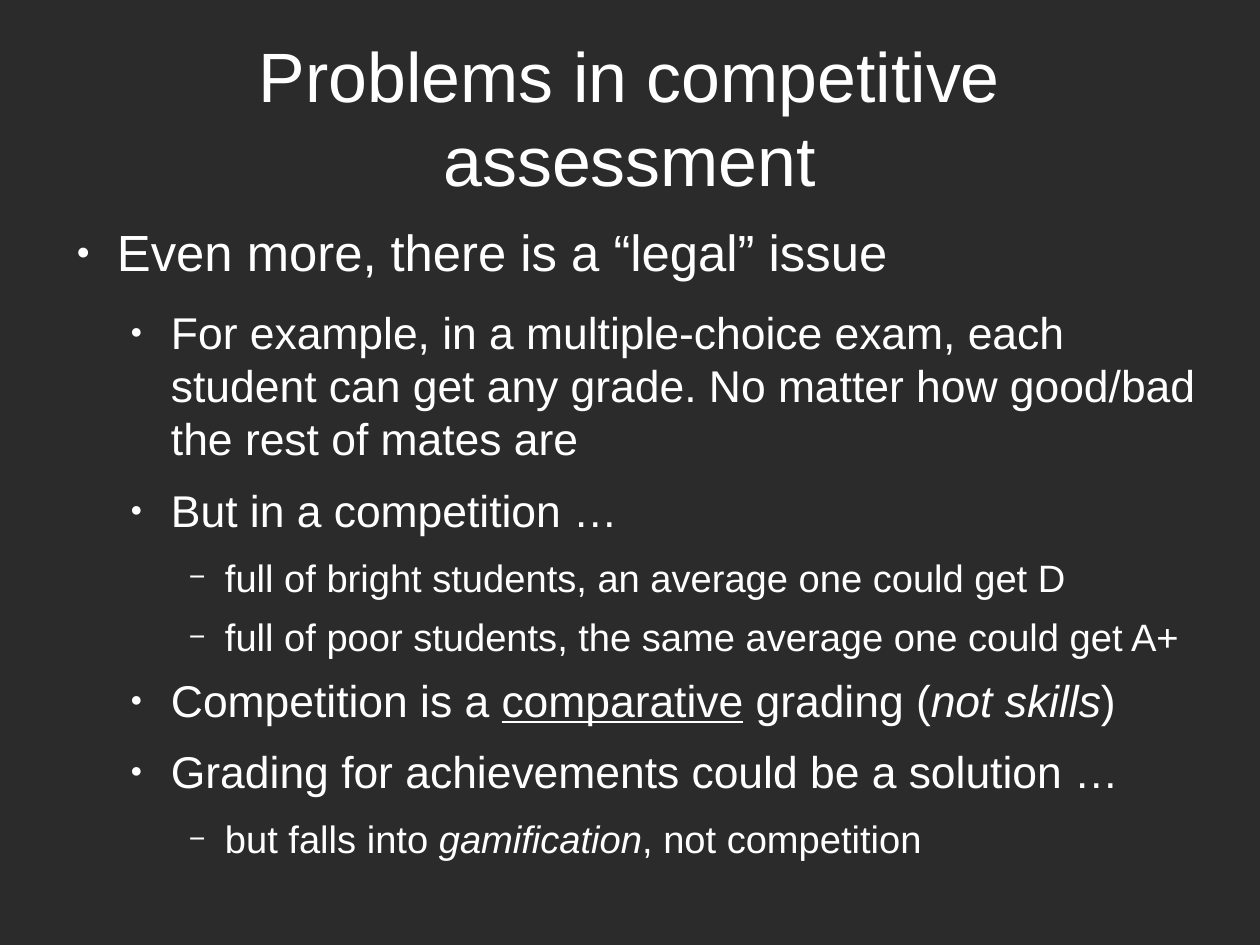
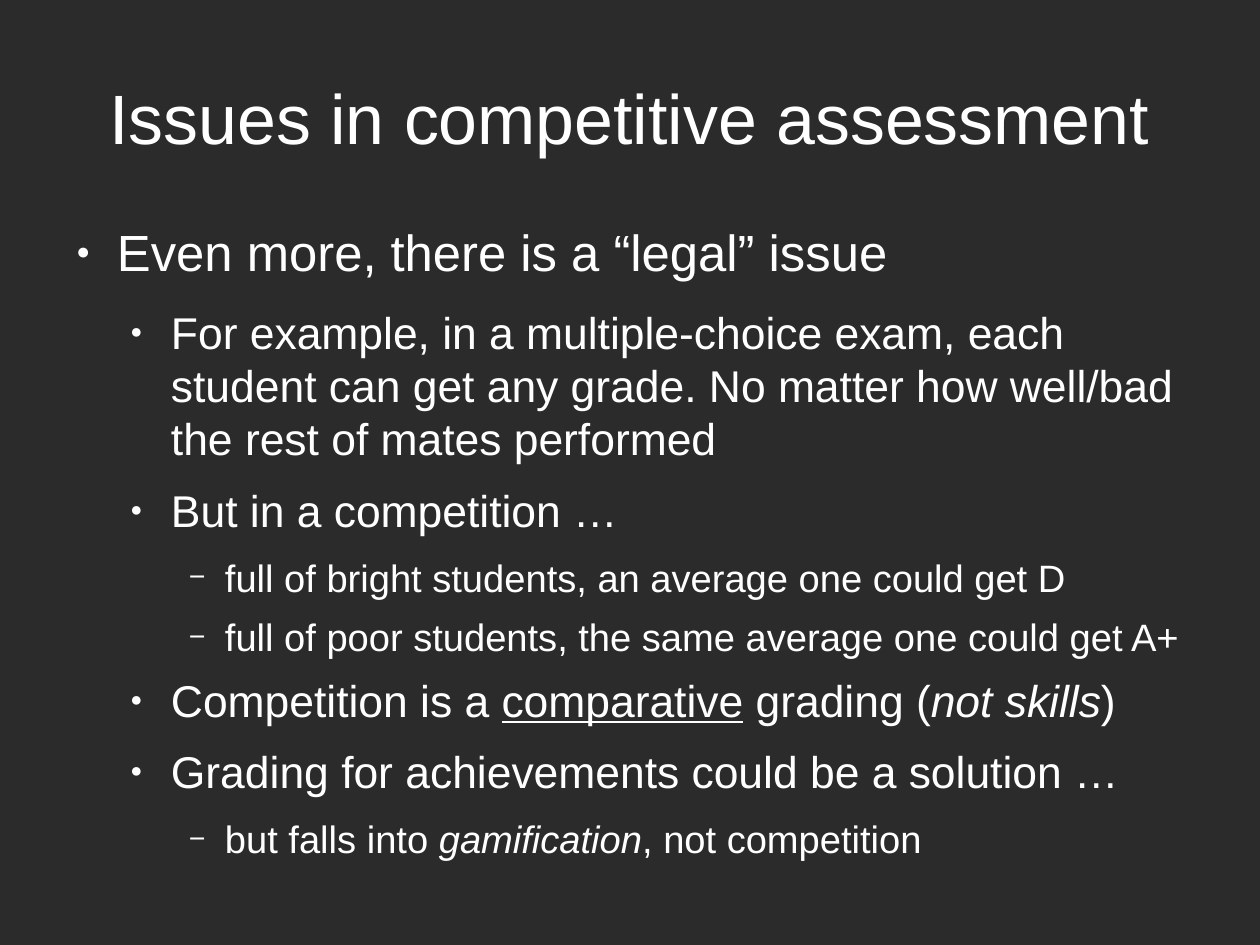
Before and after one commit to rompehielos013013013/gsiege, a slide deck: slide 6 of presentacion/Brunel2014/assessingCompetitions.odp. Drawn at 1260x945 pixels with LibreOffice and Linux fonts; fonts in the diff are those of the drawing; background and template pictures are left out; a plain dark background stands for a picture behind light text. Boxes give left, top, right and bottom in pixels: in the first picture for what was removed or moved away, otherwise in the second. Text is boxed around its words. In the diff, an @@ line names an element or a change of style, - is before the commit and + after.

```diff
--- a/presentacion/Brunel2014/assessingCompetitions.odp
+++ b/presentacion/Brunel2014/assessingCompetitions.odp
@@ title at (x1=109, y1=93, x2=1149, y2=157): text changed @@
-Problems in competitive assessment
+Issues in competitive assessment
@@ text at (x1=171, y1=316, x2=1173, y2=465): text changed @@
-  ● For example, in a multiple-choice exam, each student can get any grade. No matter how good/bad the rest of mates are
+  ● For example, in a multiple-choice exam, each student can get any grade. No matter how well/bad the rest of mates performed
```
Also in this commit, not shown: 8 other slides changed, 4 slides added, 2 slides removed.
